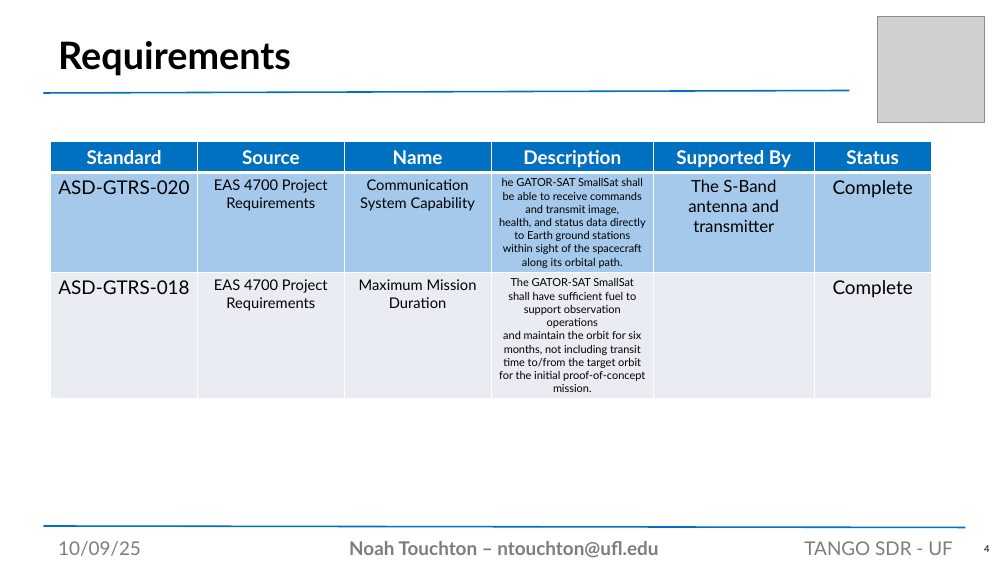
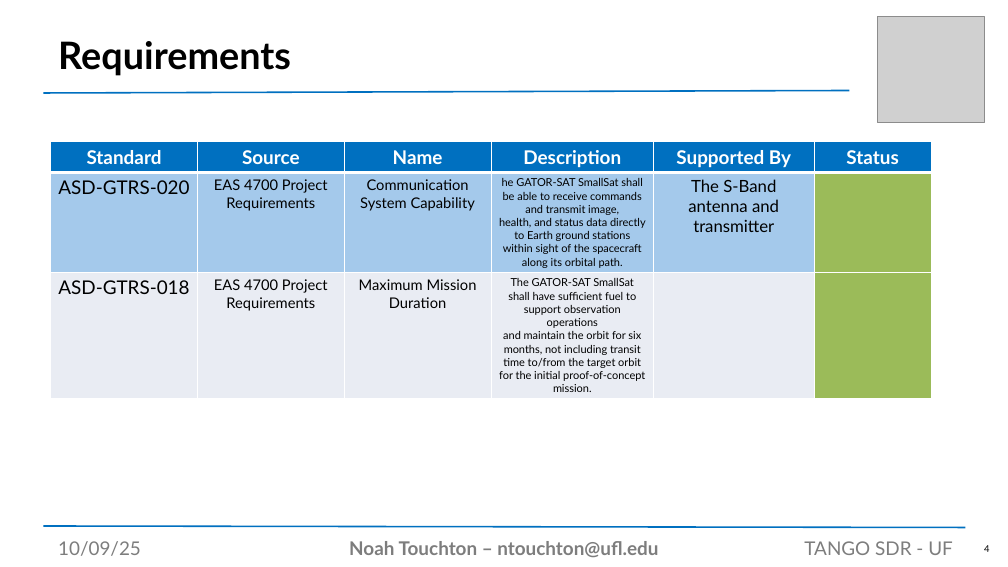
Before and after one commit to noahtouchton/School, a slide deck: slide 4 of Fall 2025/Aero Design 1/PowerPoint/SDR Presentation Template.pptx. Drawn at 1008x567 pixels with LibreOffice and Linux fonts; fonts in the diff are those of the drawing; grey boxes stand for pictures. Boxes give left, top, right and bottom in pixels: in the first picture for what was removed or moved away, otherwise in the second. Text is boxed around its words. In the diff, an @@ line names an element or a change of style, - is before the commit and + after.

```diff
--- a/Fall 2025/Aero Design 1/PowerPoint/SDR Presentation Template.pptx
+++ b/Fall 2025/Aero Design 1/PowerPoint/SDR Presentation Template.pptx
@@ table at bbox=[51, 142, 931, 399] @@
-row 2, column 6: Complete
+row 2, column 6: 
-row 3, column 6: Complete
+row 3, column 6: 
@@ fill #A4C9EB to #9BBB59 in row 2, column 6 @@
@@ fill #E9EDF4 to #9BBB59 in row 3, column 6 @@
```
Also in this commit, not shown: 5 other slides changed, 19 slides added, 2 slides removed, 5 other files.
